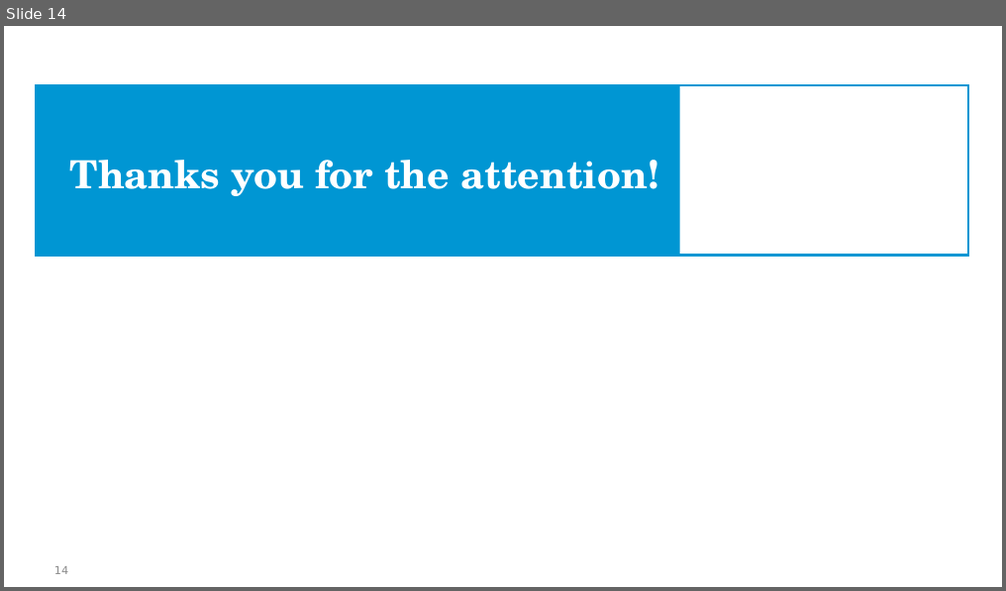
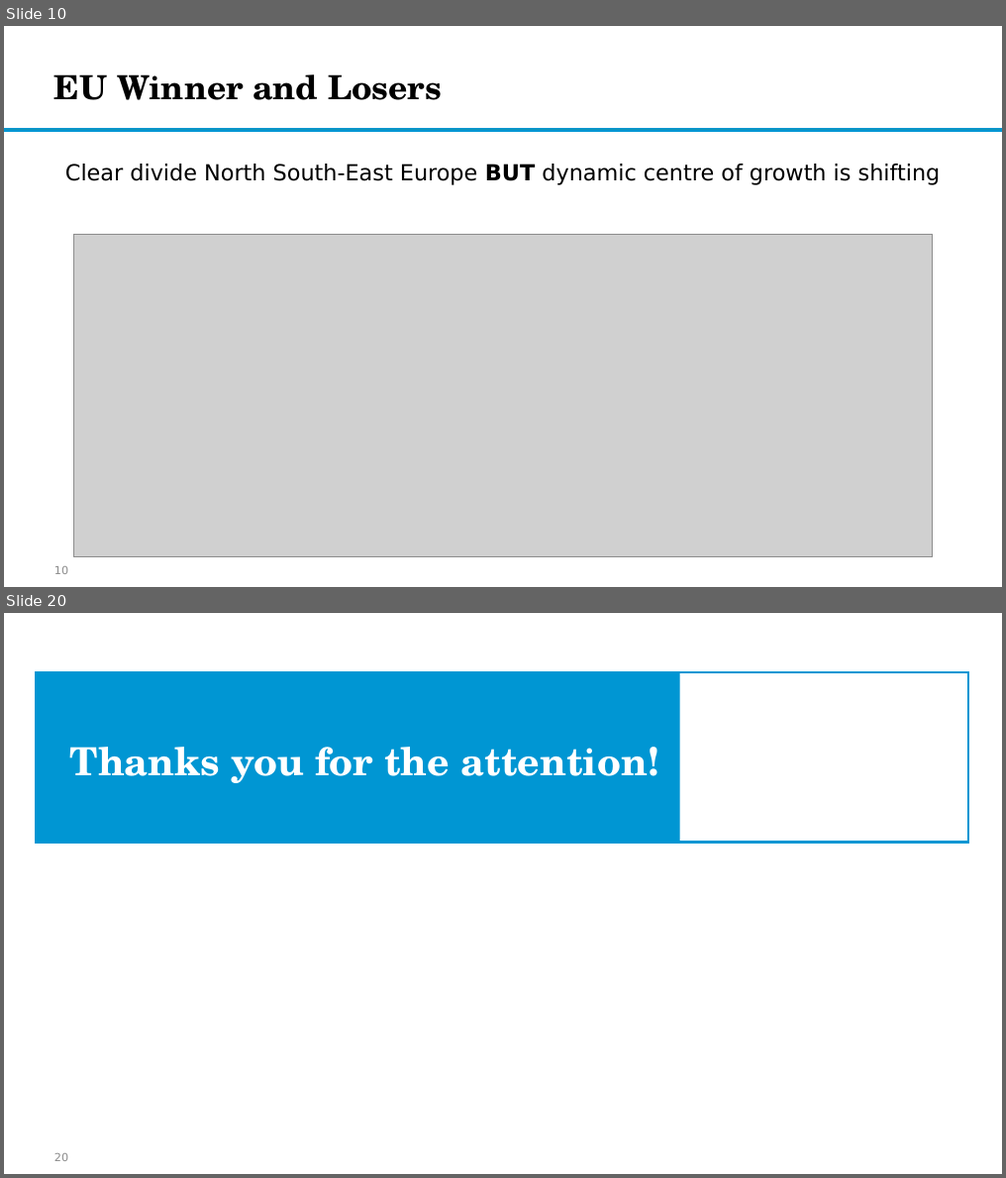
Before and after one commit to EliaDG/EU-Core-Periphery-Division-in-the-wake-of-Deglobalization, a slide deck: 03_final_data/Global Imbalances and Core-Periphery Model in the EU.pptx. Shown one above the other, each under a label of ours: slide 14 before the commit, slides 10 and 20 after it; the slides between them are not shown. The pictures are 1006x591 and 1006x1178 pixels, drawn with LibreOffice and Linux fonts; fonts in the diff are those of the drawing; grey boxes stand for pictures; background and template pictures are left out. Boxes give left, top, right and bottom in pixels: in the first picture for what was removed or moved away, otherwise in the second. Text is boxed around its words. In the diff, an @@ line names an element or a change of style, - is before the commit and + after.

```diff
--- a/03_final_data/Global Imbalances and Core-Periphery Model in the EU.pptx
+++ b/03_final_data/Global Imbalances and Core-Periphery Model in the EU.pptx
@@ slide 10 added at bbox=[4, 26, 1002, 587], background #FFFFFF @@
@@ title added at bbox=[54, 75, 442, 100], 24 pt, text #000000, bold @@
+EU Winner and Losers
@@ rectangle added at bbox=[4, 129, 1002, 131], fill #0C94B7, outline #0096D3 1 pt @@
@@ text added at bbox=[65, 164, 941, 185], 16 pt, text #000000 @@
+Clear divide North South-East Europe BUT dynamic centre of growth is shifting
@@ picture added at bbox=[74, 235, 933, 558] @@
@@ page number added at bbox=[54, 567, 68, 574], 8 pt, text #8C8C8C @@
+10
@@ what was slide 14 is now slide 20 @@
@@ page number at bbox=[54, 1154, 68, 1161]: text changed @@
-14
+20
```
Also in this commit, not shown: 6 slides changed, 16 other slides added, 7 slides removed, 11 other files.
